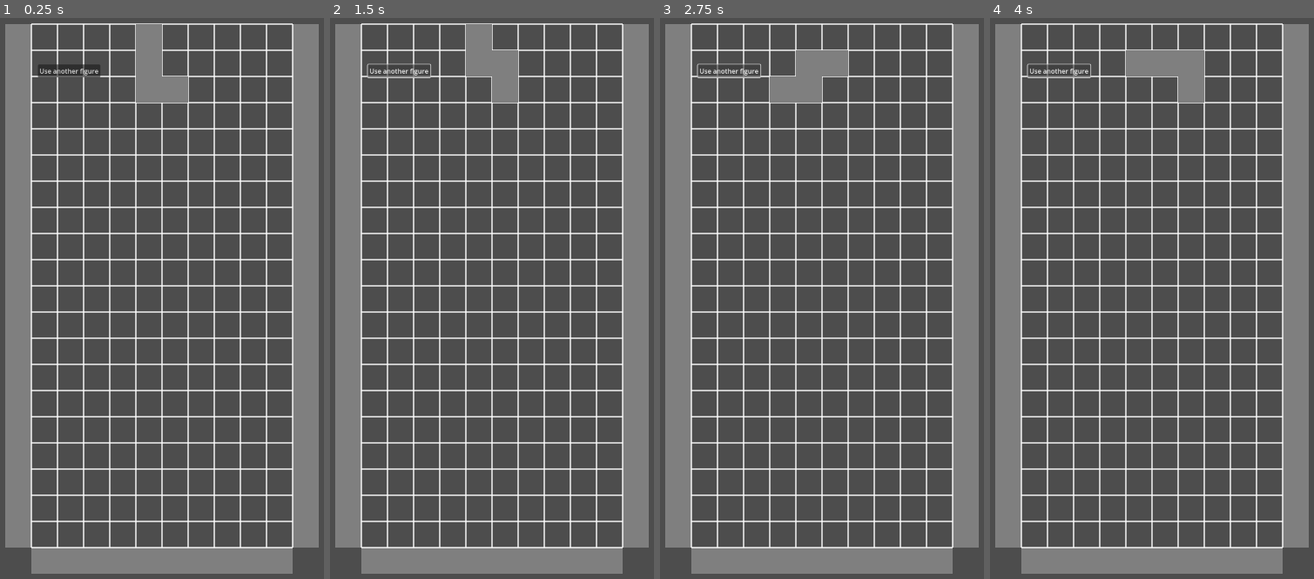
Above: before the commit, frames 1-4 (left to right).
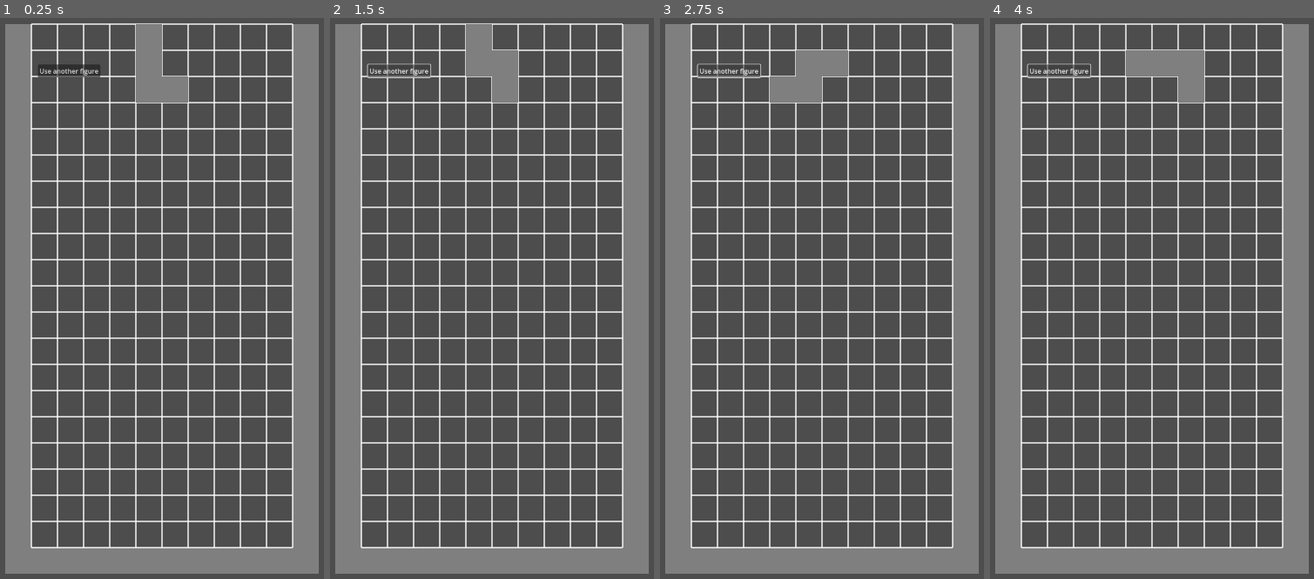
Above: after the commit, the same moments.

Repository: lacedon/mana-tetris
Game: Godot game, scene res://src/components/field/field.tscn
Two runs of this game, one before a commit and one after it. Both use one fixed random seed, a clock stepped at 60 frames per second and the inputs below.
Inputs:
- Up to frame 1 (0.25 s): no input
- Up to frame 2 (1.5 s): click "Use another figure" at 0.5 s; tap Enter at 1.25 s; hold Right (move-right) from 1.28 s (still down); hold S (drop) from 1.28 s (still down)
- Up to frame 3 (2.75 s): release Right (move-right) at 2.03 s; release S (drop) at 2.03 s; hold Left (move-left) from 2.03 s (still down); tap Up (rotate) at 2.1 s
- Up to frame 4 (4 s): tap Space at 2.75 s; release Left (move-left) at 2.78 s; hold S (drop) 2.78-3.53 s; hold Right (move-right) from 2.78 s (still down); tap Enter at 3.5 s; tap Up (rotate) at 3.6 s

The runs differ from the first frame. In frame 1, 0.8% of the frame differs, in the area x 1-99%, y 94-100%; in frame 2, 0.8%; in frame 3, 0.8%; in frame 4, 0.8%.

Commit message:
Allow walls to block the figure movements

Diff:
--- a/src/components/field/figure_mover/figure_mover.gd
+++ b/src/components/field/figure_mover/figure_mover.gd
@@ -14,7 +14,7 @@
     timer.start()
 
 func _on_timer_timeout() -> void:
-    if figureNode:
+    if figureNode && !isPaused:
         figureNode.move_down_figure()
 
 func rotate_figure() -> void:
@@ -28,4 +28,4 @@
 
 func move_figure(direction: int) -> void:
     if figureNode:
-        figureNode.move_figure(direction)
+        figureNode.move_figure_side(direction)
--- a/src/components/field/walls/walls.gd
+++ b/src/components/field/walls/walls.gd
@@ -5,15 +5,15 @@
 @export var wallsColor: Color = Color(0.5, 0.5, 0.5)
 @export var floorColor: Color = Color(0.5, 0.5, 0.5)
 
-@onready var floorArea: Area2D = $FloorArea2D
+@onready var floorArea: StaticBody2D = $FloorArea2D
 @onready var floorPolygon: Polygon2D = $FloorArea2D/Polygon2D
 @onready var floorCollisionShape: CollisionShape2D = $FloorArea2D/CollisionShape2D
 
-@onready var wallLeftArea: Area2D = $WallLeftArea2D
+@onready var wallLeftArea: StaticBody2D = $WallLeftArea2D
 @onready var wallLeftPolygon: Polygon2D = $WallLeftArea2D/Polygon2D
 @onready var wallLeftCollisionShape: CollisionShape2D = $WallLeftArea2D/CollisionShape2D
 
-@onready var wallRightArea: Area2D = $WallRightArea2D
+@onready var wallRightArea: StaticBody2D = $WallRightArea2D
 @onready var wallRightPolygon: Polygon2D = $WallRightArea2D/Polygon2D
 @onready var wallRightCollisionShape: CollisionShape2D = $WallRightArea2D/CollisionShape2D
 
@@ -27,27 +27,26 @@
 
     wallLeftPolygon.polygon = points
     wallLeftPolygon.color = wallsColor
-    wallLeftCollisionShape.shape.normal = Vector2(1, 0)
+    wallLeftCollisionShape.shape.normal = Vector2.RIGHT
     wallLeftCollisionShape.shape.distance = FieldConfig.cellSize.x
     wallLeftArea.position = Vector2(-1, 0) * FieldConfig.cellSize
 
     wallRightPolygon.polygon = points
     wallRightPolygon.color = wallsColor
-    wallRightCollisionShape.shape.normal = Vector2(-1, 0)
+    wallRightCollisionShape.shape.normal = Vector2.LEFT
     wallRightArea.position = Vector2(FieldConfig.fieldSize.x, 0) * FieldConfig.cellSize
 
 func buildFloor() -> void:
     var points: PackedVector2Array = [
-        Vector2.ZERO * FieldConfig.cellSize,
-        Vector2(FieldConfig.fieldSize.x, 0) * FieldConfig.cellSize,
-        Vector2(FieldConfig.fieldSize.x, 1) * FieldConfig.cellSize,
-        Vector2(0, 1) * FieldConfig.cellSize,
+        Vector2(-1, 0) * FieldConfig.cellSize,
+        Vector2(FieldConfig.fieldSize.x + 1, 0) * FieldConfig.cellSize,
+        Vector2(FieldConfig.fieldSize.x + 1, 1) * FieldConfig.cellSize,
+        Vector2(-1, 1) * FieldConfig.cellSize,
     ]
-    var shapeSize: Vector2 = Vector2(FieldConfig.fieldSize.x, 1) * FieldConfig.cellSize
 
     floorPolygon.polygon = points
     floorPolygon.color = floorColor
-    floorCollisionShape.shape.normal = Vector2(0, -1)
+    floorCollisionShape.shape.normal = Vector2.UP
     floorArea.position = Vector2(0, FieldConfig.fieldSize.y) * FieldConfig.cellSize
 
 func _ready() -> void:
--- a/src/components/field/walls/walls.tscn
+++ b/src/components/field/walls/walls.tscn
@@ -14,7 +14,7 @@
 [node name="Walls" type="Node2D"]
 script = ExtResource("1_ujlo6")
 
-[node name="FloorArea2D" type="Area2D" parent="."]
+[node name="FloorArea2D" type="StaticBody2D" parent="."]
 position = Vector2(0, 1280)
 collision_layer = 2
 collision_mask = 0
@@ -27,9 +27,9 @@
 shape = SubResource("WorldBoundaryShape2D_ujlo6")
 debug_color = Color(0.828975, 0.341365, 0.520172, 0.42)
 
-[node name="WallLeftArea2D" type="Area2D" parent="."]
+[node name="WallLeftArea2D" type="StaticBody2D" parent="."]
 position = Vector2(-64, 0)
-collision_layer = 2
+collision_layer = 4
 collision_mask = 0
 
 [node name="Polygon2D" type="Polygon2D" parent="WallLeftArea2D"]
@@ -39,9 +39,9 @@
 [node name="CollisionShape2D" type="CollisionShape2D" parent="WallLeftArea2D"]
 shape = SubResource("WorldBoundaryShape2D_ac3kl")
 
-[node name="WallRightArea2D" type="Area2D" parent="."]
+[node name="WallRightArea2D" type="StaticBody2D" parent="."]
 position = Vector2(640, 0)
-collision_layer = 2
+collision_layer = 4
 collision_mask = 0
 
 [node name="Polygon2D" type="Polygon2D" parent="WallRightArea2D"]
--- a/src/components/figure/figure.gd
+++ b/src/components/figure/figure.gd
@@ -4,6 +4,8 @@
 const CellNode = preload("res://src/components/cell/cell.gd")
 
 @export var figure: GameFigure
+
+@onready var rayCast2D: RayCast2D = $RayCast2D
 
 var cells: Array[CellNode] = []
 var rotationMode: int = 0
@@ -55,13 +57,36 @@
     _set_up_figure_cells(figureArea)
     _hide_unused_cells(figureArea)
 
+    _define_ray_cast_2d()
+
 func move_down_figure() -> void:
-    self.position.y += FieldConfig.cellSize.y
+    if _can_move_down():
+        self.position.y += FieldConfig.cellSize.y
 
-func move_figure(xDirection: int) -> void:
-    self.position.x += xDirection * FieldConfig.cellSize.x
+func move_figure_side(xDirection: int) -> void:
+    if _can_move_side(xDirection):
+        self.position.x += xDirection * FieldConfig.cellSize.x
 
 func rotate_figure() -> void:
     rotationMode = (rotationMode + 1) % 4
     _set_up_figure_cells(figure.get_area())
     pass
+
+func _define_ray_cast_2d() -> void:
+    if !rayCast2D || !figure: return
+    rayCast2D.position = Vector2(float(figure.size.x) / 2, 0) * FieldConfig.cellSize
+
+func _can_move_side(xDirection: int) -> bool:
+    return _can_move_to(Vector2(xDirection * (float(figure.size.x) / 2) * FieldConfig.cellSize.x, 0))
+
+func _can_move_down() -> bool:
+    return _can_move_to(Vector2(0, (figure.size.y) * FieldConfig.cellSize.y))
+
+func _can_move_to(target: Vector2) -> bool:
+    if !rayCast2D: return false
+    rayCast2D.target_position = target
+    rayCast2D.force_raycast_update()
+    return !rayCast2D.is_colliding()
+
+func _ready() -> void:
+    _define_ray_cast_2d()
--- a/src/components/figure/figure.tscn
+++ b/src/components/figure/figure.tscn
@@ -4,3 +4,7 @@
 
 [node name="Figure" type="Node2D"]
 script = ExtResource("1_b7ta8")
+
+[node name="RayCast2D" type="RayCast2D" parent="."]
+exclude_parent = false
+collision_mask = 7
